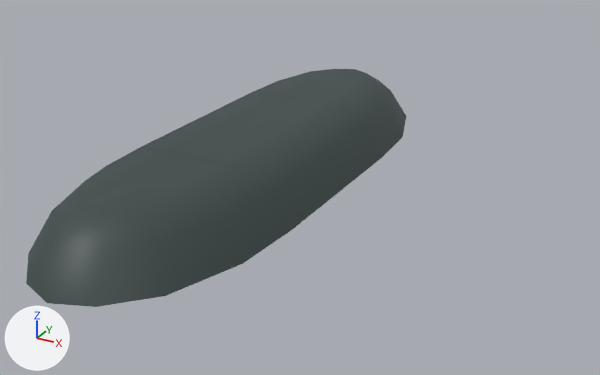
The COLLADA model Unity/Assets/Models/Row_Tiles_V3.dae: old version first, new version second.
Both versions are drawn from a 50 mm lens placed at (4.23, -6.19, 3.29), pointed at (0.69, 0.24, 0.07). The lights are fixed; the arrows at lower left show +X, +Y and +Z. Where no turn or scale is listed for an object, it has been applied to the vertices.

Names of what the first picture shows: 'End', 'Middle', 'Start'.
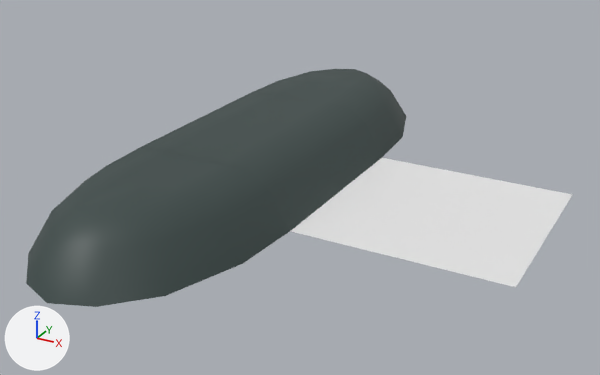
What differs and where, as boxes (x1, y1, x2, y2) in the pictures (600 x 375 px):
'Ground', added: after (291, 158, 573, 287)

Diff of the bpy script that builds the scene:
```diff
--- a/Unity/Assets/Models/Row_Tiles_V3.dae.py
+++ b/Unity/Assets/Models/Row_Tiles_V3.dae.py
@@ mat_dirt @@
+mat_dirt = principled_material('Dirt')
+mat_dirt.base_color = (0.8, 0.8, 0.8)  # white #e7e7e7
+mat_dirt.roughness = 0.9
@@ me_circle_000 @@
+me_circle_000.from_pydata(...)  # 45 vertices, 64 faces; spans x -1.0..1.0, y -1.0..1.0, z 0.0
+me_circle_000.materials.append(mat_dirt)  # white #e7e7e7
@@ ob_ground @@
+ob_ground = bpy.data.objects.new('Ground', me_circle_000)
+ob_ground.location = (2.0, 0.5, 0.0)
```
